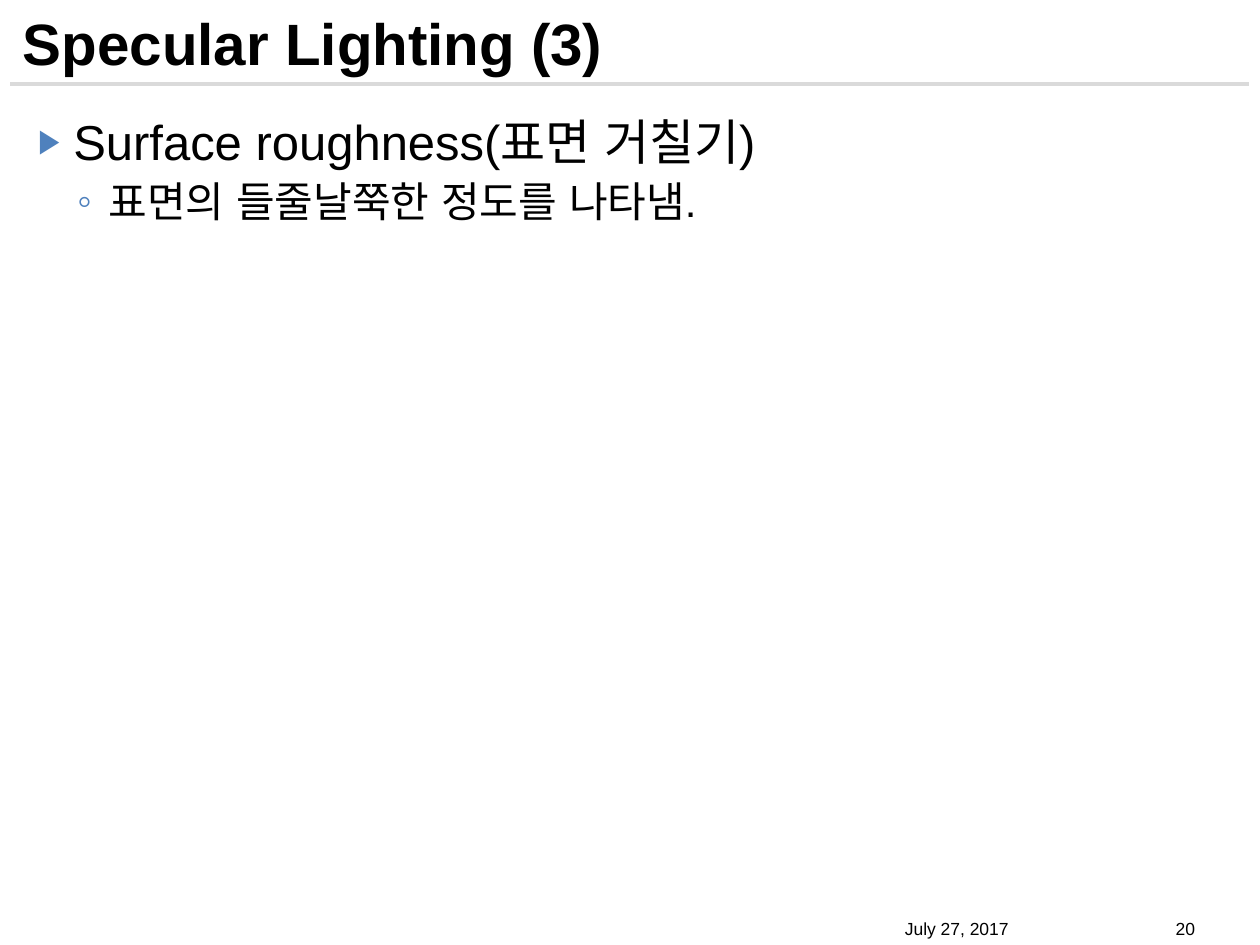
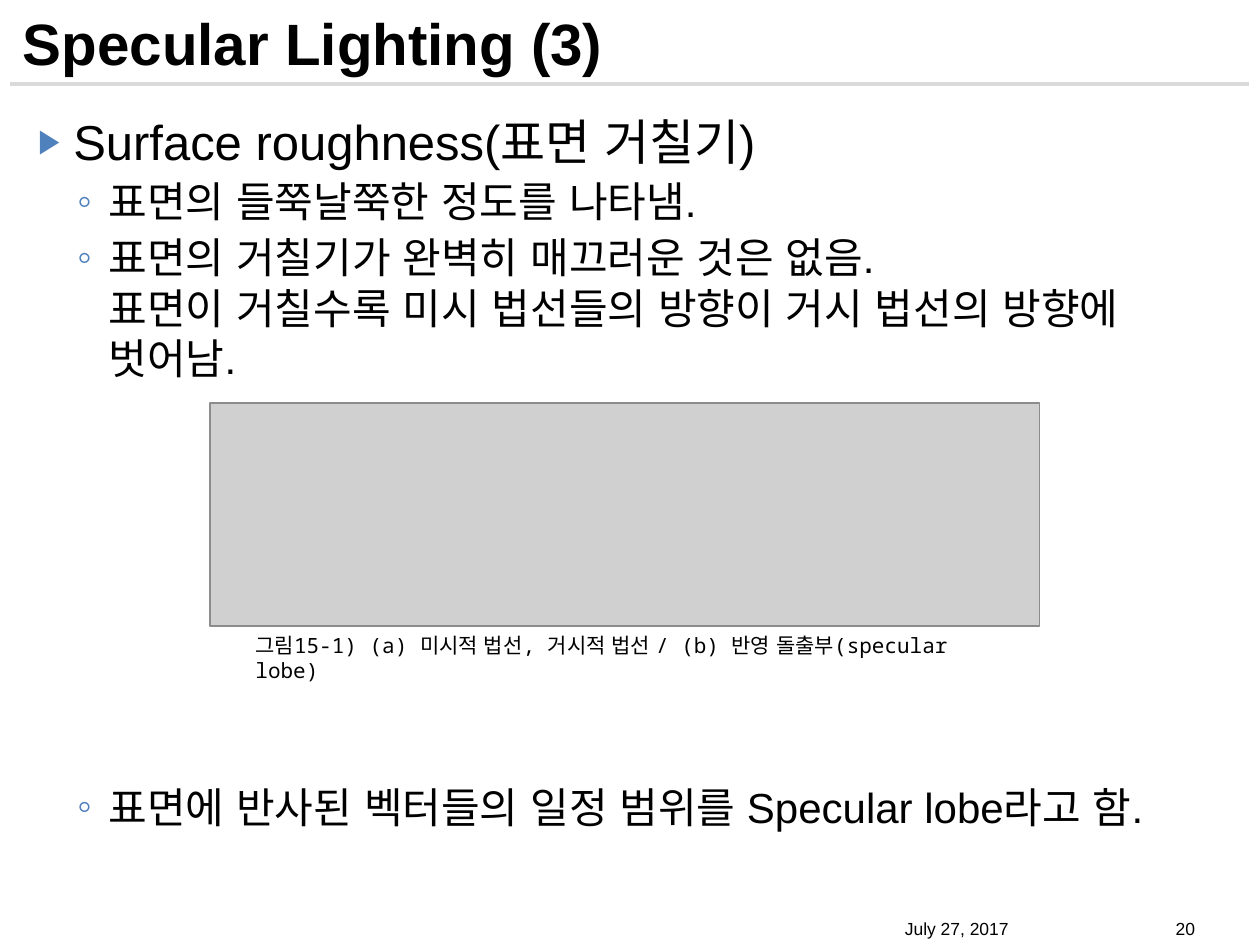
Before and after one commit to GomTangOng/Semina-Directx12, a slide deck: slide 20 of DX12_PROJECT/Presentation/DirectX12_CH8_조명.pptx. Drawn at 1260x945 pixels with LibreOffice and Linux fonts; fonts in the diff are those of the drawing; grey boxes stand for pictures; background and template pictures are left out. Boxes give left, top, right and bottom in pixels: in the first picture for what was removed or moved away, otherwise in the second. Text is boxed around its words. In the diff, an @@ line names an element or a change of style, - is before the commit and + after.

Commit message:
Fix CH8 Lighting

```diff
--- a/DX12_PROJECT/Presentation/DirectX12_CH8_조명.pptx
+++ b/DX12_PROJECT/Presentation/DirectX12_CH8_조명.pptx
@@ text at [109,182,1143,831]: text changed @@
-  ◦ 표면의 들줄날쭉한 정도를 나타냄.
+  ◦ 표면의 들쭉날쭉한 정도를 나타냄.
+  ◦ 표면의 거칠기가 완벽히 매끄러운 것은 없음.
+    표면이 거칠수록 미시 법선들의 방향이 거시 법선의 방향에
+    벗어남.
+  ◦ 표면에 반사된 벡터들의 일정 범위를 Specular lobe라고 함.
@@ picture added at [210,403,1040,626] @@
@@ text added at [255,635,947,658], 12 pt, text #000000 @@
+그림15-1) (a) 미시적 법선, 거시적 법선 / (b) 반영 돌출부(specular lobe)
```
Also in this commit, not shown: 3 other slides changed, 5 slides added.
